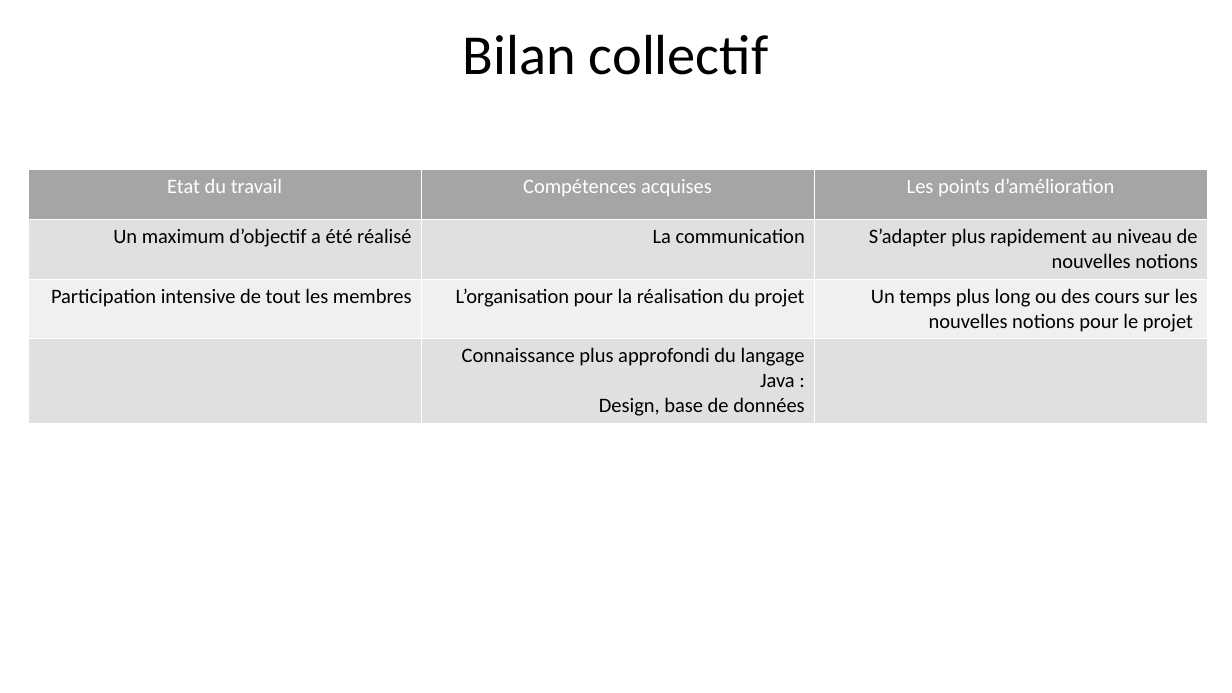
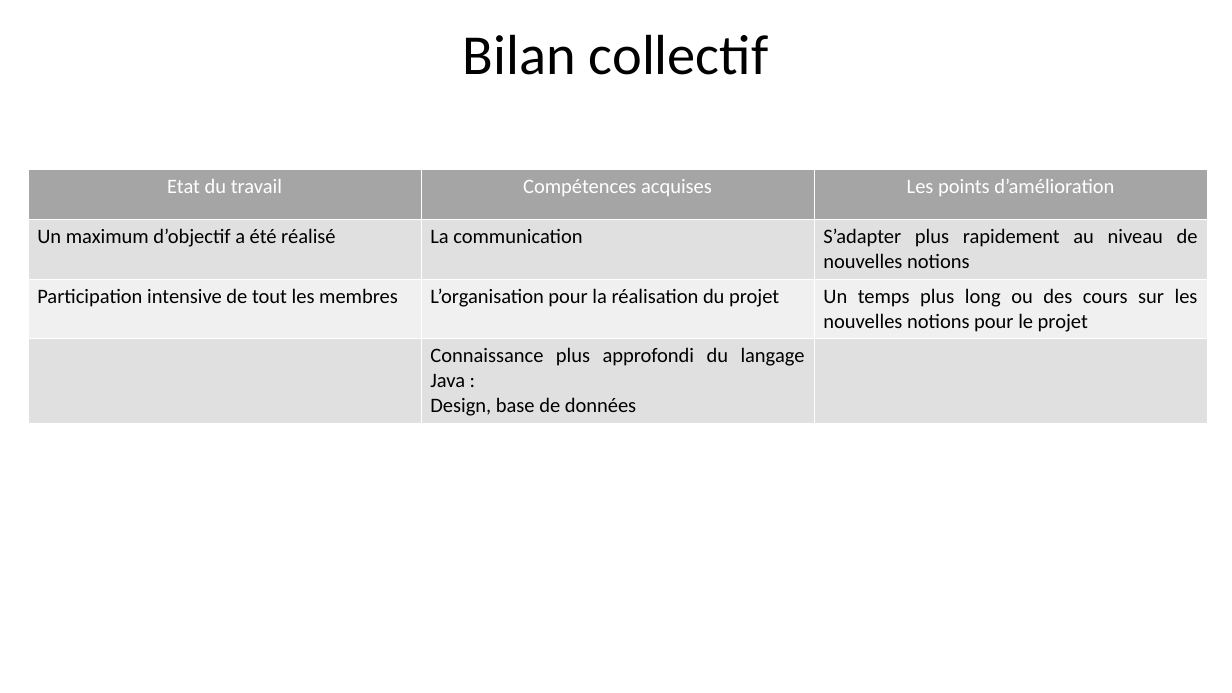
Before and after one commit to ellerynn/ProjetJava, a slide deck: slide 14 of presentation.pptx. Drawn at 1232x693 pixels with LibreOffice and Linux fonts; fonts in the diff are those of the drawing. Boxes give left, top, right and bottom in pixels: in the first picture for what was removed or moved away, otherwise in the second. Text is boxed around its words. In the diff, an @@ line names an element or a change of style, - is before the commit and + after.

```diff
--- a/presentation.pptx
+++ b/presentation.pptx
@@ table at bbox=[28, 170, 1206, 421] @@
@@ alignment left to justified @@
```
Also in this commit, not shown: 1 other slide changed, 13 other files.
